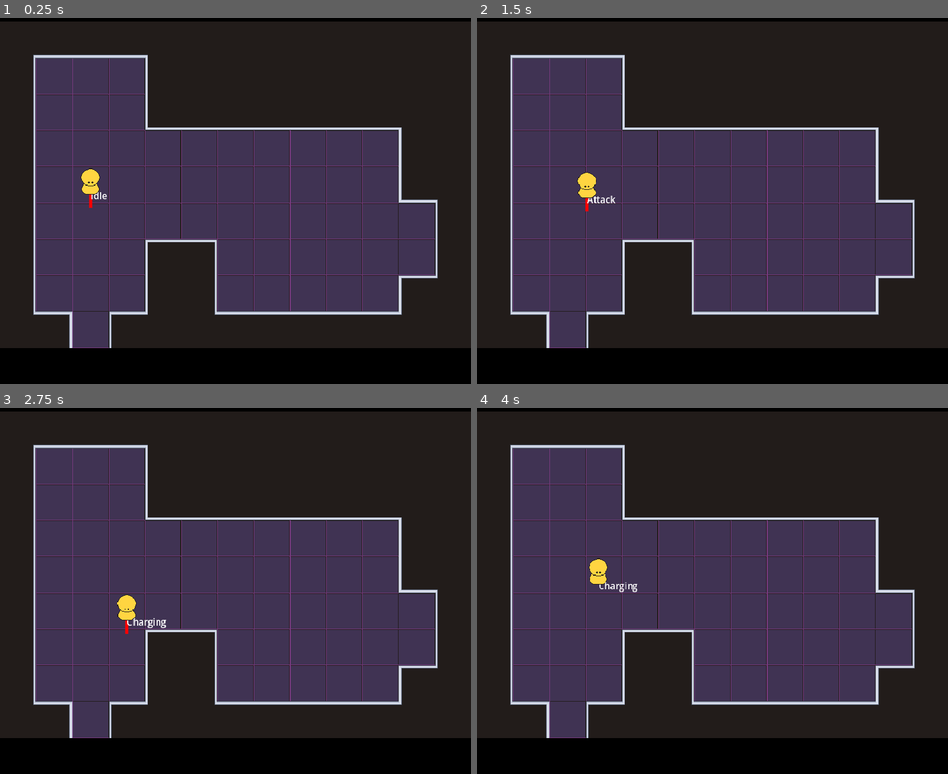
Above: before the commit, frames 1-4 (two rows, left to right).
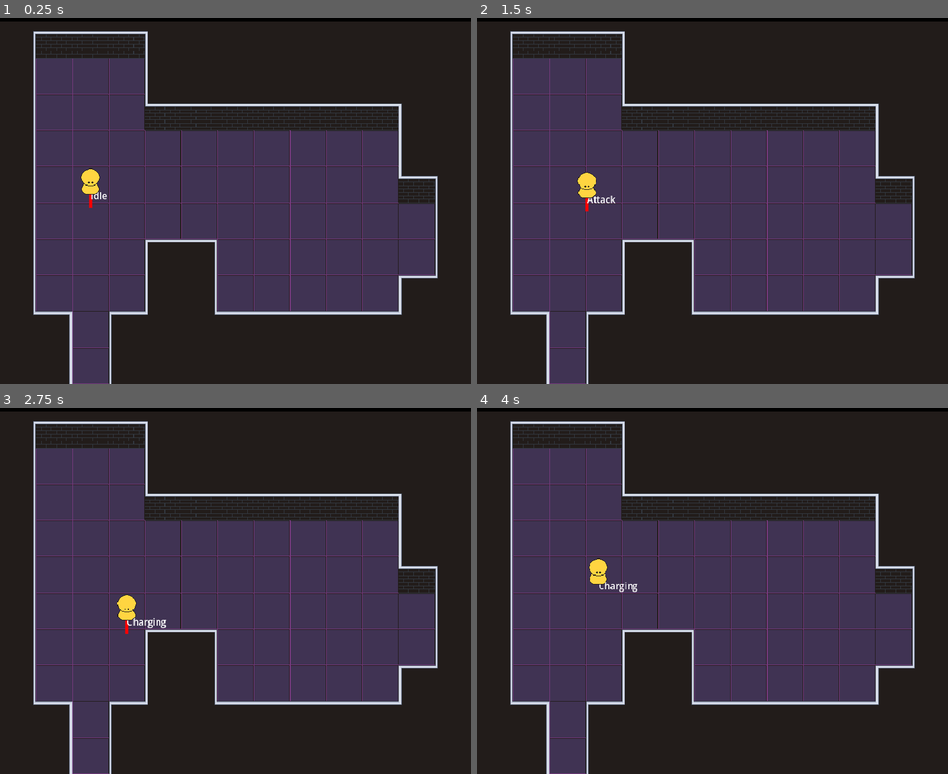
Above: after the commit, the same moments.

Repository: FFAACCUU/dise-o-de-niveles-parcial-2
Game: Godot game, scene res://niveles/test_level.tscn
The game is run twice, just before and just after one commit, with the same random seed, the same clock (stepped at 60 frames per second) and the same inputs. The project has no main scene, so this scene is started directly.
Inputs:
- Up to frame 1 (0.25 s): no input
- Up to frame 2 (1.5 s): tap Enter at 0.5 s; hold D (MoveRight) 0.53-1.28 s; hold Space (Attack) 0.53-1.28 s; hold S (MoveDown) from 1.28 s (still down); tap Space (Attack) at 1.35 s
- Up to frame 3 (2.75 s): release S (MoveDown) at 2.03 s; hold D (MoveRight) from 2.03 s (still down); hold Space (Attack) from 2.03 s (still down)
- Up to frame 4 (4 s): release D (MoveRight) at 2.78 s; release Space (Attack) at 2.78 s; hold W (MoveUp) 2.78-3.53 s; tap Space (Attack) at 2.85 s; hold A (MoveLeft) from 3.53 s (still down); hold Space (Attack) from 3.53 s (still down)

The runs differ from the first frame. In frame 1, 12% of the frame differs, in the area x 0-100%, y 3-100%; in frame 2, 12%; in frame 3, 12%; in frame 4, 12%.

Commit message:
Hitbox, Hurtbox y ataque basico

Diff:
--- /dev/null
+++ b/hit_box.gd
@@ -0,0 +1 @@
+extends Area2D
--- /dev/null
+++ b/hit_box.tscn
@@ -0,0 +1,8 @@
+[gd_scene format=3 uid="uid://dtsb3ua8bednb"]
+
+[ext_resource type="Script" uid="uid://0wome1ord6kf" path="res://hit_box.gd" id="1_hmo53"]
+
+[node name="HitBox" type="Area2D" unique_id=1278415716]
+collision_layer = 0
+collision_mask = 4
+script = ExtResource("1_hmo53")
--- /dev/null
+++ b/hurt_box.gd
@@ -0,0 +1,3 @@
+class_name HurtBox extends Area2D
+
+@export var damage : int = 1
--- /dev/null
+++ b/hurt_box.tscn
@@ -0,0 +1,8 @@
+[gd_scene format=3 uid="uid://chrsd7cko1x4x"]
+
+[ext_resource type="Script" uid="uid://bv085os3f8uc1" path="res://hurt_box.gd" id="1_6d2hw"]
+
+[node name="HurtBox" type="Area2D" unique_id=1141532204]
+collision_layer = 4
+collision_mask = 0
+script = ExtResource("1_6d2hw")
--- a/jugador/jugador.gd
+++ b/jugador/jugador.gd
@@ -1,6 +1,9 @@
 class_name Player extends CharacterBody2D
 
 @onready var state_machine = $StateMachine
+
+var max_health : int = 10
+var current_health : int
 
 var look_vector : Vector2 = Vector2(0.0, 1.0)
 var movement_vector : Vector2
@@ -9,6 +12,12 @@
 @onready var sprite = $Sprite2D
 
 var transition_direction : Vector2
+
+@onready var sword_hurt_box = $HurtBox
+@onready var sword_collision = $HurtBox/CollisionShape2D
+
+func _init() -> void:
+	current_health = max_health
 
 func _ready() -> void:
 	initialize_state_machine()
@@ -32,3 +41,8 @@
 
 func _draw() -> void:
 	draw_line(Vector2.ZERO, look_vector.normalized() * 32, Color.RED, 5.0, true)
+
+func _on_hit_box_area_entered(area):
+	if area.is_in_group("Enemy"):
+		current_health -= area.damage
+		print(current_health)
--- a/jugador/jugador.tscn
+++ b/jugador/jugador.tscn
@@ -3,9 +3,17 @@
 [ext_resource type="Script" uid="uid://dawey6dmug84m" path="res://jugador/jugador.gd" id="1_y3xgi"]
 [ext_resource type="Script" uid="uid://cv0r1o3cr4n5h" path="res://state_machine/state_machine.gd" id="2_5vouv"]
 [ext_resource type="Texture2D" uid="uid://bapf5lpqj5hwm" path="res://jugador/player_placeholder.png" id="3_im34r"]
+[ext_resource type="Script" uid="uid://bv085os3f8uc1" path="res://hurt_box.gd" id="4_vu2ya"]
 
 [sub_resource type="CircleShape2D" id="CircleShape2D_im34r"]
 radius = 16.0
+
+[sub_resource type="RectangleShape2D" id="RectangleShape2D_2md2q"]
+size = Vector2(32, 32)
+
+[sub_resource type="CapsuleShape2D" id="CapsuleShape2D_x0wpc"]
+radius = 8.0
+height = 32.0
 
 [node name="Jugador" type="CharacterBody2D" unique_id=80591387]
 collision_mask = 2
@@ -26,3 +34,24 @@
 [node name="Sprite2D" type="Sprite2D" parent="." unique_id=839261861]
 position = Vector2(0, -16)
 texture = ExtResource("3_im34r")
+
+[node name="HurtBox" type="Area2D" parent="." unique_id=2044993008]
+collision_layer = 4
+collision_mask = 0
+monitoring = false
+script = ExtResource("4_vu2ya")
+
+[node name="CollisionShape2D" type="CollisionShape2D" parent="HurtBox" unique_id=1525678998]
+shape = SubResource("RectangleShape2D_2md2q")
+disabled = true
+
+[node name="HitBox" type="Area2D" parent="." unique_id=218100574]
+collision_layer = 0
+collision_mask = 12
+monitorable = false
+
+[node name="CollisionShape2D" type="CollisionShape2D" parent="HitBox" unique_id=2028541930]
+position = Vector2(0, -8)
+shape = SubResource("CapsuleShape2D_x0wpc")
+
+[connection signal="area_entered" from="HitBox" to="." method="_on_hit_box_area_entered"]
--- a/jugador/player_states/attack.gd
+++ b/jugador/player_states/attack.gd
@@ -5,51 +5,59 @@
 func get_state_name() -> String:
 	return state_name
 
-var combo_counter : int = 0
+#var combo_counter : int = 0
 
-var combo_timer : Tween
+#var combo_timer : Tween
 var attack_timer : Tween
 
 func enter() -> void:
-	if combo_timer:
-		combo_timer.kill()
-	combo_timer = player.create_tween()
+	#if combo_timer:
+	#	combo_timer.kill()
+	#combo_timer = player.create_tween()
 	if attack_timer:
 		attack_timer.kill()
 	attack_timer = player.create_tween()
 
-	match combo_counter:
-		0:
-			attack_anim_jab()
-		1:
-			attack_anim_swing()
-		2:
-			attack_anim_spin()
+	#match combo_counter:
+	#	0:
+	#		attack_anim_jab()
+	#	1:
+	#		attack_anim_swing()
+	#	2:
+	#		attack_anim_spin()
+
+	player.sword_hurt_box.position = player.look_vector * 32
+
+	player.sword_collision.disabled = false
+
+	attack_timer.tween_interval(0.2)
 
 	await attack_timer.finished
+	player.sword_collision.disabled = true
+
 	if Input.is_action_pressed("Attack"):
 		state_machine.transition_states("Charging")
 
 	else:
 		state_machine.transition_states("Idle")
 
-	await combo_timer.finished
-	combo_counter = 0
+	#await combo_timer.finished
+	#combo_counter = 0
 
-func attack_anim_jab() -> void:
-	print("combo 1")
-	combo_counter += 1
-	attack_timer.tween_interval(0.2)
-	combo_timer.tween_interval(0.8)
+#func attack_anim_jab() -> void:
+#	print("combo 1")
+#	combo_counter += 1
+#	attack_timer.tween_interval(0.2)
+#	combo_timer.tween_interval(0.8)
 
-func attack_anim_swing() -> void:
-	print("combo 2")
-	combo_counter += 1
-	attack_timer.tween_interval(0.2)
-	combo_timer.tween_interval(0.8)
+#func attack_anim_swing() -> void:
+#	print("combo 2")
+#	combo_counter += 1
+#	attack_timer.tween_interval(0.2)
+#	combo_timer.tween_interval(0.8)
 
-func attack_anim_spin() -> void:
-	print("combo 3")
-	combo_counter = 0
-	attack_timer.tween_interval(0.4)
-	combo_timer.kill()
+#func attack_anim_spin() -> void:
+#	print("combo 3")
+#	combo_counter = 0
+#	attack_timer.tween_interval(0.4)
+#	combo_timer.kill()
--- a/jugador/player_states/room_trans.gd
+++ b/jugador/player_states/room_trans.gd
@@ -12,4 +12,4 @@
 		transition_tween.kill()
 	transition_tween = player.create_tween()
 
-	transition_tween.tween_property(player, "global_position", player.global_position + player.transition_direction * 192.0, 0.6)
+	transition_tween.tween_property(player, "global_position", player.global_position + player.transition_direction * 128.0, 0.6)
--- a/jugador/player_states/running.gd
+++ b/jugador/player_states/running.gd
@@ -10,8 +10,8 @@
 
 func physics_update(delta : float) -> void:
 	if player.movement_vector: player.look_vector = player.movement_vector
-	if player.look_vector.y != 0.0:
-		player.look_vector = Vector2(0.0, player.look_vector.y)
+	if player.look_vector.x != 0.0:
+		player.look_vector = Vector2(player.look_vector.x, 0.0)
 	player.attack()
 
 	player.movement_vector = Vector2(Input.get_axis("MoveLeft", "MoveRight"), Input.get_axis("MoveUp", "MoveDown"))
--- /dev/null
+++ b/niveles/hit_box_test.gd
@@ -0,0 +1,5 @@
+extends Node2D
+
+
+func _on_area_2d_area_entered(area):
+	queue_free()
--- a/niveles/test_level.tscn
+++ b/niveles/test_level.tscn
@@ -4,6 +4,8 @@
 [ext_resource type="Texture2D" uid="uid://cpamfkexwi1tk" path="res://niveles/tilesets/tileset_test.png" id="1_5x1p2"]
 [ext_resource type="PackedScene" uid="uid://dplfh5th72ncp" path="res://jugador/jugador.tscn" id="1_rvp4g"]
 [ext_resource type="Script" uid="uid://c8xs00atbwqh2" path="res://niveles/camara/camera.gd" id="2_6xqx8"]
+[ext_resource type="Script" uid="uid://bsnm7bwchep1w" path="res://niveles/hit_box_test.gd" id="5_6xqx8"]
+[ext_resource type="Script" uid="uid://bv085os3f8uc1" path="res://hurt_box.gd" id="6_5bmee"]
 
 [sub_resource type="TileSetAtlasSource" id="TileSetAtlasSource_b5wbn"]
 texture = ExtResource("1_5x1p2")
@@ -41,16 +43,18 @@
 sources/0 = SubResource("TileSetAtlasSource_b5wbn")
 
 [sub_resource type="RectangleShape2D" id="RectangleShape2D_x0wpc"]
-size = Vector2(64, 64)
+size = Vector2(64, 32)
 
 [sub_resource type="RectangleShape2D" id="RectangleShape2D_6xqx8"]
-size = Vector2(64, 64)
+size = Vector2(64, 32)
 
 [sub_resource type="RectangleShape2D" id="RectangleShape2D_2s6b6"]
 size = Vector2(32, 128)
 
 [sub_resource type="RectangleShape2D" id="RectangleShape2D_5bmee"]
 size = Vector2(32, 128)
+
+[sub_resource type="RectangleShape2D" id="RectangleShape2D_2md2q"]
 
 [node name="TestLevel" type="Node2D" unique_id=276372329]
 
@@ -59,7 +63,7 @@
 tile_set = SubResource("TileSet_x0wpc")
 
 [node name="TransitionArea" parent="." unique_id=1854587473 instance=ExtResource("1_2s6b6")]
-position = Vector2(160, 672)
+position = Vector2(160, 688)
 top = 704
 right = 1664
 bottom = 1280
@@ -69,7 +73,7 @@
 shape = SubResource("RectangleShape2D_x0wpc")
 
 [node name="TransitionArea3" parent="." unique_id=1331102804 instance=ExtResource("1_2s6b6")]
-position = Vector2(160, 736)
+position = Vector2(160, 720)
 right = 832
 bottom = 704
 move_direction = Vector2(0, -1)
@@ -78,7 +82,7 @@
 shape = SubResource("RectangleShape2D_6xqx8")
 
 [node name="TransitionArea2" parent="." unique_id=1812098996 instance=ExtResource("1_2s6b6")]
-position = Vector2(1616, 1088)
+position = Vector2(1648, 1088)
 left = 1664
 top = 704
 right = 2496
@@ -89,7 +93,7 @@
 shape = SubResource("RectangleShape2D_2s6b6")
 
 [node name="TransitionArea4" parent="." unique_id=1589679905 instance=ExtResource("1_2s6b6")]
-position = Vector2(1648, 1088)
+position = Vector2(1680, 1088)
 top = 704
 right = 1664
 bottom = 1280
@@ -116,8 +120,16 @@
 offset_bottom = 64.0
 color = Color(0, 0, 0, 1)
 
-[node name="ColorRect2" type="ColorRect" parent="CanvasLayer" unique_id=1228097452]
-offset_top = 640.0
-offset_right = 832.0
-offset_bottom = 704.0
-color = Color(0, 0, 0, 1)
+[node name="Node2D" type="Node2D" parent="." unique_id=1751288587]
+script = ExtResource("5_6xqx8")
+
+[node name="Area2D" type="Area2D" parent="Node2D" unique_id=1663181668 groups=["Enemy"]]
+position = Vector2(288, 352)
+collision_layer = 8
+collision_mask = 4
+script = ExtResource("6_5bmee")
+
+[node name="CollisionShape2D" type="CollisionShape2D" parent="Node2D/Area2D" unique_id=1421741929]
+shape = SubResource("RectangleShape2D_2md2q")
+
+[connection signal="area_entered" from="Node2D/Area2D" to="Node2D" method="_on_area_2d_area_entered"]
--- a/project.godot
+++ b/project.godot
@@ -24,6 +24,10 @@
 window/size/viewport_height=704
 window/stretch/mode="canvas_items"
 window/stretch/aspect="expand"
+
+[global_group]
+
+Enemy=""
 
 [input]
 
Not shown, added: hit_box.gd.uid
Not shown, added: hurt_box.gd.uid
Not shown, added: niveles/hit_box_test.gd.uid
Binary file changed: niveles/tilesets/tileset_test.png
